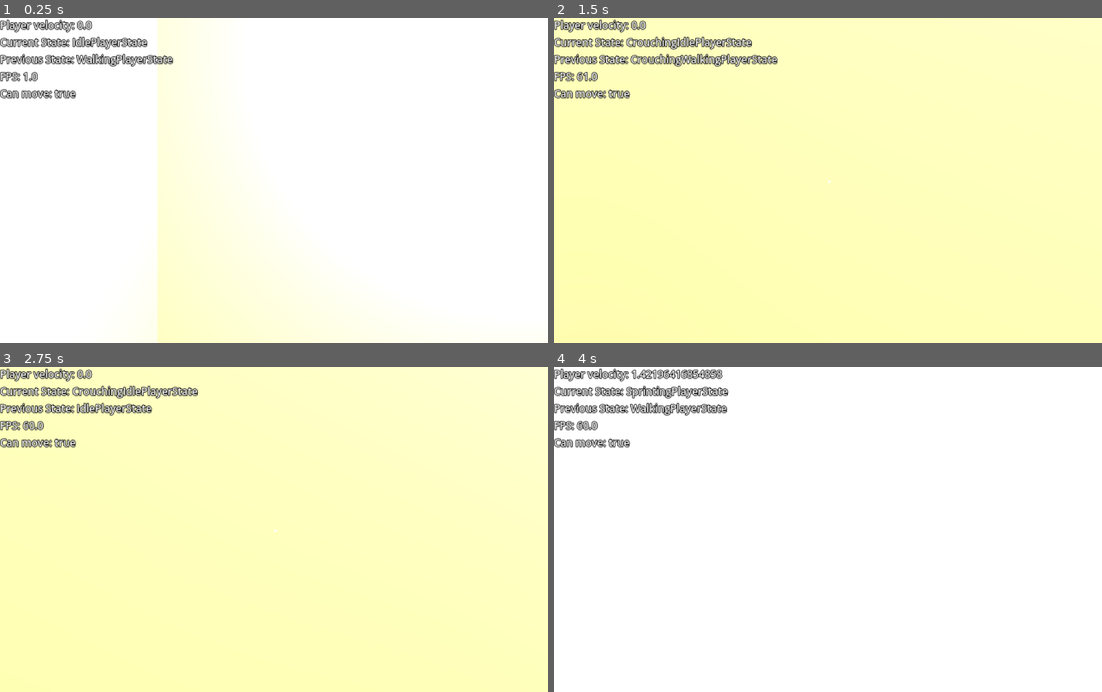
Above: before the commit, frames 1-4 (two rows, left to right).
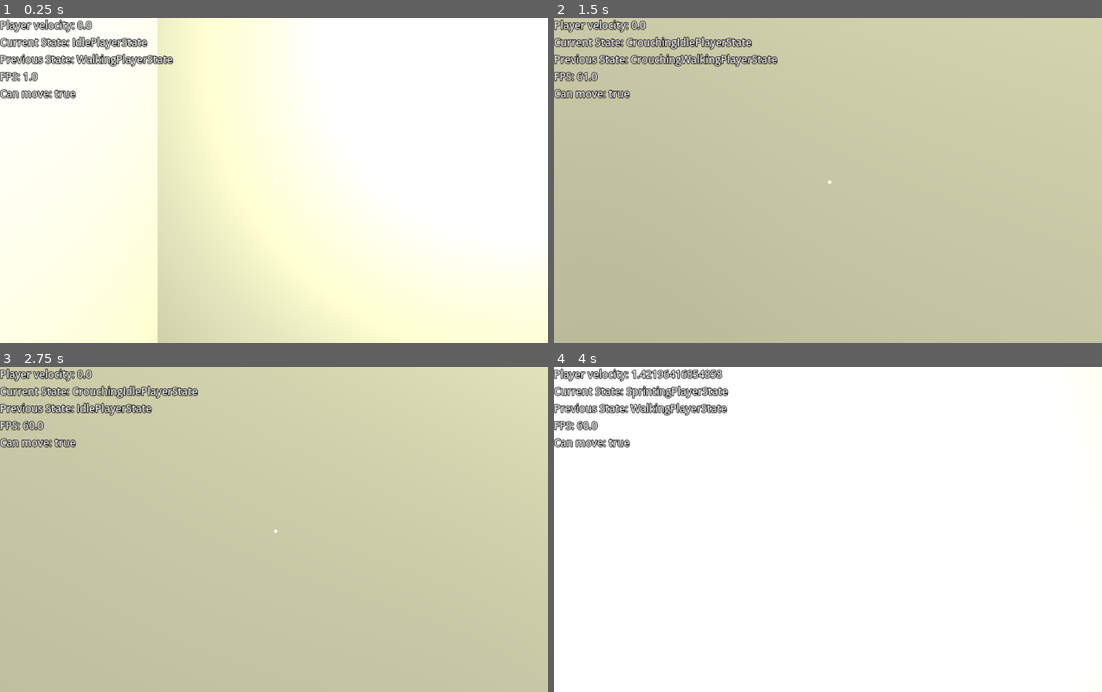
Above: after the commit, the same moments.

Repository: josecarlosn/lowpoly
Game: Godot game, scene res://Scenes/home_sweet_home/home_sweet_home.tscn
Same seed, same stepped clock (60 frames per second), same inputs: the game is played once before the commit and once after it.
Inputs (mouse positions are in pixels of both pictures, inside the frame that each line leads up to):
- Up to frame 1 (0.25 s): no input
- Up to frame 2 (1.5 s): tap Enter (ui_accept) at 0.5 s; move the mouse to (855, 180) at 0.52 s; hold Shift (sprint) 0.53-1.28 s; hold W (ui_up) from 0.53 s (still down); tap Ctrl (crouch) at 0.6 s; click (855, 180) at 0.67 s; tap Space (jump) at 0.77 s; move the mouse to (800, 180) at 1.27 s; tap Shift (sprint) at 1.35 s
- Up to frame 3 (2.75 s): keep holding W (ui_up); tap Space (jump) at 1.52 s; tap Ctrl (crouch) at 1.55, 2.1 s; move the mouse to (284, 523) at 2.02 s; hold Shift (sprint) from 2.03 s (still down)
- Up to frame 4 (4 s): keep holding W (ui_up); tap Enter (ui_accept) at 2.75 s; move the mouse to (822, 536) at 2.77 s; release Shift (sprint) at 2.78 s; click (822, 536) at 2.85 s; tap Space (jump) at 3.02, 3.77 s; tap Ctrl (crouch) at 3.05 s; move the mouse to (866, 532) at 3.52 s; hold Shift (sprint) from 3.53 s (still down); right-click (866, 532) at 3.6 s

The runs differ from the first frame. In frame 1, 41% of the frame differs, in the area x 0-100%, y 0-100%; in frame 2, 98%; in frame 3, 98%; in frame 4, less than 0.1%.

Commit message:
feat: locked door sound, and label on the crosshair

Diff:
--- a/Entities/Player/Inventory/inventory_controller.tscn
+++ b/Entities/Player/Inventory/inventory_controller.tscn
@@ -1,6 +1,6 @@
 [gd_scene format=3 uid="uid://cle53yp5cybvb"]
 
-[ext_resource type="Script" uid="uid://bh7xgf4tyq3s" path="res://entities/player/inventory/inventory_controller.gd" id="1_juqp6"]
+[ext_resource type="Script" uid="uid://bh7xgf4tyq3s" path="res://Entities/Player/Inventory/inventory_controller.gd" id="1_juqp6"]
 
 [sub_resource type="StyleBoxFlat" id="StyleBoxFlat_eqwek"]
 bg_color = Color(0.03137255, 0.03137255, 0.03137255, 0.98039216)
@@ -17,6 +17,7 @@
 script = ExtResource("1_juqp6")
 
 [node name="InventoryCanvasLayer" type="CanvasLayer" parent="." unique_id=1505330638]
+visible = false
 
 [node name="PlayerInventoryUI" type="Control" parent="InventoryCanvasLayer" unique_id=2140140693]
 layout_mode = 3
--- /dev/null
+++ b/Entities/Player/interaction/InteractableScripts/door_interaction_component.gd
@@ -0,0 +1,47 @@
+extends Node
+class_name DoorInteraction
+
+@export var label: String
+@export var label_if_door_is_locked: String
+@export var sound_if_door_is_locked: AudioStreamPlayer3D
+@export var description: String
+@export var is_locked: bool = false
+@export var key_id: String
+
+@export var object_ref: Node3D
+
+var can_interact: bool = true
+var is_interacting: bool = false
+
+var player_hand: Marker3D
+# Called when the node enters the scene tree for the first time.
+func _ready() -> void:
+	var rigid_body: RigidBody3D = object_ref as RigidBody3D
+	if is_locked:
+		if rigid_body:
+			rigid_body.freeze = true
+func preInteract() -> void:
+	is_interacting = true
+	player_hand = Global.player.hand
+
+func Interact() -> void:
+	if not can_interact:
+		return
+	interact()
+
+func postInteract() -> void:
+	is_interacting = false
+
+func interact() -> void:
+	var object_current_position: Vector3 = object_ref.global_transform.origin
+	var player_hand_position: Vector3 = player_hand.global_transform.origin
+	var object_distance: Vector3 = player_hand_position - object_current_position
+
+	var rigid_body: RigidBody3D = object_ref as RigidBody3D
+	if is_locked:
+		if rigid_body:
+			rigid_body.freeze = true
+	else:
+		if rigid_body:
+			rigid_body.freeze = false
+			rigid_body.set_linear_velocity(object_distance * (5.0/rigid_body.mass))
--- a/Entities/Player/interaction/interaction_controller.gd
+++ b/Entities/Player/interaction/InteractionController/interaction_controller.gd
@@ -3,9 +3,11 @@
 @onready var interact_ray: RayCast3D = %interactRay
 @onready var camera_3d: PlayerCamera = $"../head/Camera3D"
 @onready var player = Global.player
+@onready var label: Label = %Label
 var current_object: Object
 var last_potential_object: Object
 var interact_component: Node
+
 
 func _process(delta: float) -> void:
 	if not player:
@@ -16,12 +18,28 @@
 			if interact_component:
 				var distancia = player.global_position.distance_to(current_object.global_position)
 				if distancia > 3.0:
+					label.text = interact_component.label
 					interact_component.postInteract()
 					current_object = null
+
 					return
+				if interact_component.is_locked:
+					label.text = interact_component.label_if_door_is_locked
+					interact_component.sound_if_door_is_locked.play()
+				else:
+					label.text = interact_component.label
 				interact_component.Interact()
+				#if not interact_component.description:
+					#label.text = interact_component.label
+#
+				#else:
+					#label.visible = true
+					#label.text = interact_component.editor_description
+
+
 		else:
 			if interact_component:
+				label.text = interact_component.label
 				interact_component.postInteract()
 				current_object = null
 	else:
@@ -29,9 +47,22 @@
 		if potential_object and potential_object is Node:
 			interact_component = potential_object.get_node_or_null("InteractionComponent")
 			if interact_component:
-				if interact_component.can_interact == false:
+				if not interact_component.can_interact:
 					return
+				_focus()
 				last_potential_object = current_object
 				if player.player_input.is_interacting:
 					current_object = potential_object
 					interact_component.preInteract()
+			else:
+				_unfocus()
+		else:
+			_unfocus()
+
+func locked_label_timer():
+	label.text = interact_component.label_if_door_is_locked
+	get_tree().create_timer(0.5)
+func _focus() -> void:
+	label.visible = true
+func _unfocus() -> void:
+	label.visible = false
--- /dev/null
+++ b/Entities/Player/interaction/InteractionController/interaction_controller.tscn
@@ -0,0 +1,6 @@
+[gd_scene format=3 uid="uid://cng4fsx4uqlcj"]
+
+[ext_resource type="Script" uid="uid://bmp14w8ie81xo" path="res://Entities/Player/Interaction/InteractionController/interaction_controller.gd" id="1_ye67y"]
+
+[node name="InteractionController" type="Node" unique_id=1813039684]
+script = ExtResource("1_ye67y")
--- a/Entities/Player/interaction/interaction_component.tscn
+++ b/Entities/Player/interaction/interaction_component.tscn
@@ -1,6 +1,6 @@
 [gd_scene format=3 uid="uid://v5bpdc5qesj"]
 
-[ext_resource type="Script" uid="uid://cdc2rmt0ntlon" path="res://interaction_component.gd" id="1_kk8ax"]
+[ext_resource type="Script" uid="uid://cdc2rmt0ntlon" path="res://Entities/Player/Interaction/InteractableScripts/door_interaction_component.gd" id="1_kk8ax"]
 
 [node name="InteractionComponent" type="Node" unique_id=881712920]
 script = ExtResource("1_kk8ax")
--- a/interaction_component.gd
+++ b/Entities/Player/interaction/interaction_component_backup.gd
@@ -1,4 +1,5 @@
 extends Node
+
 
 enum InteractionType {
 	DEFAULT,
--- a/Entities/Player/interaction/interaction_controller.tscn
+++ /dev/null
@@ -1,6 +0,0 @@
-[gd_scene format=3 uid="uid://cng4fsx4uqlcj"]
-
-[ext_resource type="Script" uid="uid://bmp14w8ie81xo" path="res://entities/player/interaction/interaction_controller.gd" id="1_ye67y"]
-
-[node name="InteractionController" type="Node" unique_id=1813039684]
-script = ExtResource("1_ye67y")
--- a/Entities/Player/player.tscn
+++ b/Entities/Player/player.tscn
@@ -1,22 +1,25 @@
 [gd_scene format=3 uid="uid://b3efs8ifbmvv2"]
 
-[ext_resource type="Script" uid="uid://be7642hn6rurx" path="res://entities/player/character_body_3d.gd" id="1_dqkch"]
-[ext_resource type="Script" uid="uid://dxgfkydmmb2l7" path="res://entities/player/player_camera_3d.gd" id="2_r8fok"]
+[ext_resource type="Script" uid="uid://be7642hn6rurx" path="res://Entities/Player/character_body_3d.gd" id="1_dqkch"]
+[ext_resource type="Script" uid="uid://dxgfkydmmb2l7" path="res://Entities/Player/player_camera_3d.gd" id="2_r8fok"]
 [ext_resource type="Script" uid="uid://bk4wlhgivchd5" path="res://UI/CrossHair/crosshair.gd" id="4_fjrip"]
-[ext_resource type="Script" uid="uid://0qlbvyrbht73" path="res://entities/player/playerStateMachine/state_machine.gd" id="5_5c2io"]
-[ext_resource type="Script" uid="uid://cofub5lvu3148" path="res://entities/player/playerStateMachine/PlayerStates/idle_player_state.gd" id="6_4wf4l"]
-[ext_resource type="Script" uid="uid://xj1wabl4vgw2" path="res://entities/player/playerStateMachine/PlayerStates/walking_player_state.gd" id="7_01a4e"]
-[ext_resource type="Script" uid="uid://dmuk6on08wedr" path="res://entities/player/playerStateMachine/PlayerStates/sprinting_player_state.gd" id="7_7a1se"]
-[ext_resource type="Script" uid="uid://34bv41ixyv8x" path="res://entities/player/playerStateMachine/PlayerStates/crouching_idle_player_state.gd" id="9_lub02"]
-[ext_resource type="Script" uid="uid://bh8v14mnuugw6" path="res://entities/player/playerStateMachine/PlayerStates/crouching_walking_player_state.gd" id="10_x1y6q"]
-[ext_resource type="PackedScene" uid="uid://bkc1ju50eqte1" path="res://scenes/snow_particles.tscn" id="13_owvpp"]
-[ext_resource type="Script" uid="uid://douit1scy43ov" path="res://entities/player/player_input.gd" id="14_xr8lj"]
-[ext_resource type="Script" uid="uid://cmgcv8c2gwa00" path="res://entities/player/player_move.gd" id="15_r8fok"]
-[ext_resource type="AudioStream" uid="uid://ca55bkiouihsq" path="res://sounds/FootSteps/Wood/WoodFootSteps_002.wav" id="16_0poeq"]
-[ext_resource type="PackedScene" uid="uid://cng4fsx4uqlcj" path="res://entities/player/interaction/interaction_controller.tscn" id="17_3wlsy"]
-[ext_resource type="AudioStream" uid="uid://doqndtlmxwpxu" path="res://sounds/FootSteps/Wood/WoodFootSteps_003.wav" id="17_ppdlg"]
-[ext_resource type="AudioStream" uid="uid://dwvais5s4nuu" path="res://sounds/FootSteps/Wood/WoodFootSteps_004.wav" id="18_v7p16"]
-[ext_resource type="PackedScene" uid="uid://cle53yp5cybvb" path="res://entities/player/inventory/inventory_controller.tscn" id="19_0poeq"]
+[ext_resource type="Script" uid="uid://0qlbvyrbht73" path="res://Entities/Player/PlayerStateMachine/state_machine.gd" id="5_5c2io"]
+[ext_resource type="Script" uid="uid://cofub5lvu3148" path="res://Entities/Player/PlayerStateMachine/PlayerStates/idle_player_state.gd" id="6_4wf4l"]
+[ext_resource type="Script" uid="uid://xj1wabl4vgw2" path="res://Entities/Player/PlayerStateMachine/PlayerStates/walking_player_state.gd" id="7_01a4e"]
+[ext_resource type="Script" uid="uid://dmuk6on08wedr" path="res://Entities/Player/PlayerStateMachine/PlayerStates/sprinting_player_state.gd" id="7_7a1se"]
+[ext_resource type="Script" uid="uid://34bv41ixyv8x" path="res://Entities/Player/PlayerStateMachine/PlayerStates/crouching_idle_player_state.gd" id="9_lub02"]
+[ext_resource type="Script" uid="uid://bh8v14mnuugw6" path="res://Entities/Player/PlayerStateMachine/PlayerStates/crouching_walking_player_state.gd" id="10_x1y6q"]
+[ext_resource type="PackedScene" uid="uid://bkc1ju50eqte1" path="res://Scenes/snow_particles.tscn" id="13_owvpp"]
+[ext_resource type="Script" uid="uid://douit1scy43ov" path="res://Entities/Player/player_input.gd" id="14_xr8lj"]
+[ext_resource type="Script" uid="uid://cmgcv8c2gwa00" path="res://Entities/Player/player_move.gd" id="15_r8fok"]
+[ext_resource type="AudioStream" uid="uid://ca55bkiouihsq" path="res://Sounds/FootSteps/Wood/WoodFootSteps_002.wav" id="16_0poeq"]
+[ext_resource type="PackedScene" uid="uid://cng4fsx4uqlcj" path="res://Entities/Player/Interaction/InteractionController/interaction_controller.tscn" id="17_3wlsy"]
+[ext_resource type="AudioStream" uid="uid://doqndtlmxwpxu" path="res://Sounds/FootSteps/Wood/WoodFootSteps_003.wav" id="17_ppdlg"]
+[ext_resource type="AudioStream" uid="uid://dwvais5s4nuu" path="res://Sounds/FootSteps/Wood/WoodFootSteps_004.wav" id="18_v7p16"]
+[ext_resource type="PackedScene" uid="uid://cle53yp5cybvb" path="res://Entities/Player/Inventory/inventory_controller.tscn" id="19_0poeq"]
+
+[sub_resource type="LabelSettings" id="LabelSettings_vskfa"]
+font_size = 24
 
 [sub_resource type="CapsuleMesh" id="CapsuleMesh_iplt1"]
 radius = 0.3
@@ -220,15 +223,35 @@
 grow_horizontal = 2
 grow_vertical = 2
 script = ExtResource("4_fjrip")
+radius = 4
 metadata/_edit_use_anchors_ = true
 
+[node name="Label" type="Label" parent="head/Camera3D/interactRay/Crosshair" unique_id=846702407]
+unique_name_in_owner = true
+layout_mode = 1
+anchors_preset = 8
+anchor_left = 0.5
+anchor_top = 0.5
+anchor_right = 0.5
+anchor_bottom = 0.5
+offset_left = -416.0
+offset_top = -67.0
+offset_right = 416.0
+offset_bottom = 4.0
+grow_horizontal = 2
+grow_vertical = 2
+text = "Porta da casa de Tia Suze"
+label_settings = SubResource("LabelSettings_vskfa")
+horizontal_alignment = 1
+
 [node name="playerHand" type="Marker3D" parent="head/Camera3D/interactRay" unique_id=1661565795]
 unique_name_in_owner = true
 transform = Transform3D(1, 0, 0, 0, 1, 0, 0, 0, 1, -2.2483012e-07, 0, 1.4889826)
 
 [node name="SpotLight3D" type="SpotLight3D" parent="head/Camera3D" unique_id=468286749]
+light_color = Color(0.7529412, 1, 1, 1)
+light_energy = 2.928
 shadow_enabled = true
-shadow_normal_bias = 10.0
 
 [node name="AudioListener3D" type="AudioListener3D" parent="head/Camera3D" unique_id=247782548]
 
@@ -239,7 +262,6 @@
 
 [node name="SnowParticles" parent="head" unique_id=487372938 instance=ExtResource("13_owvpp")]
 transform = Transform3D(1, 0, 0, 0, 1, 0, 0, 0, 1, 7.1513386, 0, 0)
-visible = false
 
 [node name="CollisionShape3D" type="CollisionShape3D" parent="." unique_id=1387597552]
 transform = Transform3D(0.612684, 0, 0, 0, 0.9165557, 0, 0, 0, 0.6431235, 0, 0.94802094, 0)
@@ -289,6 +311,7 @@
 
 [node name="PlayerMovement" type="Node" parent="." unique_id=1913735012]
 script = ExtResource("15_r8fok")
+move_delay = 0.1
 
 [node name="PlayerSounds" type="Node3D" parent="." unique_id=843719486]
 
--- a/Scenes/home_sweet_home/home.tscn
+++ b/Scenes/home_sweet_home/home.tscn
@@ -2,7 +2,8 @@
 
 [ext_resource type="Texture2D" uid="uid://db7p27ammoasd" path="res://teste_door_professional_01.png" id="1_tcxqi"]
 [ext_resource type="Texture2D" uid="uid://caitg2o5hagu6" path="res://teste_wood_fancy_04.jpg" id="2_b3xde"]
-[ext_resource type="PackedScene" uid="uid://v5bpdc5qesj" path="res://entities/player/interaction/interaction_component.tscn" id="3_5a8rm"]
+[ext_resource type="PackedScene" uid="uid://v5bpdc5qesj" path="res://Entities/Player/Interaction/interaction_component.tscn" id="3_5a8rm"]
+[ext_resource type="AudioStream" uid="uid://dlke15f2x0r5r" path="res://Sounds/DoorSounds/variations/door_sound.mp3" id="3_g6wm4"]
 
 [sub_resource type="StandardMaterial3D" id="StandardMaterial3D_kv8q1"]
 
@@ -321,7 +322,13 @@
 shadow_mesh = SubResource("ArrayMesh_7or4u")
 
 [sub_resource type="BoxShape3D" id="BoxShape3D_5a8rm"]
-size = Vector3(0.9143999, 2.032, 0.0508)
+size = Vector3(0.7791748, 1.5194092, 0.32366943)
+
+[sub_resource type="AudioStreamRandomizer" id="AudioStreamRandomizer_0d0ft"]
+random_pitch = 1.122462
+random_volume_offset_db = 3.0
+streams_count = 1
+stream_0/stream = ExtResource("3_g6wm4")
 
 [sub_resource type="StandardMaterial3D" id="StandardMaterial3D_jhwl1"]
 resource_name = "Door_Frame"
@@ -377,7 +384,7 @@
 mesh = SubResource("ArrayMesh_o78k0")
 skeleton = NodePath("")
 
-[node name="StaticBody3D" type="StaticBody3D" parent="Floor" unique_id=1342419604]
+[node name="StaticBody3D" type="StaticBody3D" parent="Floor" unique_id=1342419604 groups=["wood_floor"]]
 
 [node name="CollisionShape3D" type="CollisionShape3D" parent="Floor/StaticBody3D" unique_id=1954669836]
 shape = SubResource("ConvexPolygonShape3D_5jyg3")
@@ -433,7 +440,7 @@
 shape = SubResource("ConvexPolygonShape3D_ahed3")
 
 [node name="IndoorWall" type="MeshInstance3D" parent="." unique_id=705400136]
-transform = Transform3D(0.07, 0, 0, 0, 0.39999998, 0, 0, 0, 1.2312044, -0.23796606, 1.3930242, 3.0787773)
+transform = Transform3D(0.07, 0, 0, 0, 0.39999998, 0, 0, 0, 1.2312044, -0.23796606, 1.428436, 3.0787773)
 mesh = SubResource("ArrayMesh_j6ykt")
 skeleton = NodePath("")
 
@@ -447,18 +454,23 @@
 rotation_edit_mode = 2
 collision_layer = 2048
 collision_mask = 512
-mass = 5.0
-
-[node name="InteractionComponent" parent="StaticBody3D" unique_id=881712920 node_paths=PackedStringArray("object_ref") instance=ExtResource("3_5a8rm")]
+mass = 2.0
+
+[node name="InteractionComponent" parent="StaticBody3D" unique_id=881712920 node_paths=PackedStringArray("sound_if_door_is_locked", "object_ref") instance=ExtResource("3_5a8rm")]
+label = "Porta da casa de Tia Suze"
+label_if_door_is_locked = "Só Hannah tem a chave paizao, fazer oq?"
+sound_if_door_is_locked = NodePath("../AudioStreamPlayer3D")
+description = "Yes we have description!"
+is_locked = true
 object_ref = NodePath("..")
 
 [node name="Door" type="MeshInstance3D" parent="StaticBody3D" unique_id=110563101]
-transform = Transform3D(1.0000007, 0, 5.5879354e-09, 0, 1, 0, -5.5879354e-09, 0, 1.0000007, -0.2565987, 0.03747976, 0.19362715)
+transform = Transform3D(0.90000063, 0, 5.5879354e-09, 0, 0.92336863, 0, -5.0291433e-09, 0, 1.0000007, -0.2565987, 0.015917778, 0.14831293)
 mesh = SubResource("ArrayMesh_0tye3")
 skeleton = NodePath("")
 
 [node name="CollisionShape3D" type="CollisionShape3D" parent="StaticBody3D" unique_id=90113264]
-transform = Transform3D(1.0000007, 0, 5.5879354e-09, 0, 1, 0, -5.5879354e-09, 0, 1.0000007, 0.18741289, -0.17386949, 0.10549143)
+transform = Transform3D(1.0000007, 0, 5.5879354e-09, 0, 1, 0, -5.5879354e-09, 0, 1.0000007, 0.13998866, 0.0858351, 0.2413863)
 shape = SubResource("BoxShape3D_5a8rm")
 
 [node name="HingeJoint3D" type="HingeJoint3D" parent="StaticBody3D" unique_id=1289221229]
@@ -466,8 +478,14 @@
 node_a = NodePath("..")
 angular_limit/enable = true
 
+[node name="AudioStreamPlayer3D" type="AudioStreamPlayer3D" parent="StaticBody3D" unique_id=776602255]
+stream = SubResource("AudioStreamRandomizer_0d0ft")
+volume_db = 17.778
+panning_strength = 2.0
+bus = &"Steps"
+
 [node name="Door_Frame" type="MeshInstance3D" parent="." unique_id=1430461674]
-transform = Transform3D(5.295479e-05, 0, -0.9999954, 0, 1, 0, 0.9204026, 0, 5.753411e-05, -0.23699512, 1.2746826, 3.4282784)
+transform = Transform3D(5.295479e-05, 0, -0.9999954, 0, 0.9, 0, 0.9204026, 0, 5.753411e-05, -0.23699512, 1.2746826, 3.4282784)
 mesh = SubResource("ArrayMesh_k8dm6")
 skeleton = NodePath("")
 
--- a/Scenes/home_sweet_home/home_sweet_home.tscn
+++ b/Scenes/home_sweet_home/home_sweet_home.tscn
@@ -1,10 +1,10 @@
 [gd_scene format=3 uid="uid://cv6y40cdyecmh"]
 
-[ext_resource type="PackedScene" uid="uid://b3efs8ifbmvv2" path="res://entities/player/player.tscn" id="1_wb02u"]
+[ext_resource type="PackedScene" uid="uid://b3efs8ifbmvv2" path="res://Entities/Player/player.tscn" id="1_wb02u"]
 [ext_resource type="Shader" uid="uid://dn2wf012kfp64" path="res://object_ps1_shader.gdshader" id="2_6lvfm"]
-[ext_resource type="AudioStream" uid="uid://cswd4pwucdbgv" path="res://scenes/home_sweet_home/geladeira vela.mp3" id="2_udhub"]
-[ext_resource type="Texture2D" uid="uid://f3v7281wbb8q" path="res://terrains/Textures/wood/wood.png" id="3_dfwkk"]
-[ext_resource type="PackedScene" uid="uid://ccec72m7f0yss" path="res://scenes/home_sweet_home/home.tscn" id="4_dfwkk"]
+[ext_resource type="AudioStream" uid="uid://cswd4pwucdbgv" path="res://Scenes/home_sweet_home/geladeira vela.mp3" id="2_udhub"]
+[ext_resource type="Texture2D" uid="uid://f3v7281wbb8q" path="res://Terrains/Textures/wood/wood.png" id="3_dfwkk"]
+[ext_resource type="PackedScene" uid="uid://ccec72m7f0yss" path="res://Scenes/home_sweet_home/home.tscn" id="4_dfwkk"]
 
 [sub_resource type="ShaderMaterial" id="ShaderMaterial_dfwkk"]
 render_priority = 0
@@ -77,12 +77,13 @@
 size = Vector3(0.53222656, 1.855896, 0.8590088)
 
 [node name="AudioStreamPlayer3D" type="AudioStreamPlayer3D" parent="CSGBox3D/CSGBox3D4" unique_id=152504571]
+transform = Transform3D(1, 0, 0, 0, 1, 0, 0, 0, 1, -0.35083413, 0, 0.29820633)
 stream = ExtResource("2_udhub")
-volume_db = -50.0
-pitch_scale = 0.92
+volume_db = -23.212
+pitch_scale = 2.17
 autoplay = true
 max_distance = 2.0
-playback_type = 1
+panning_strength = 2.0
 
 [node name="CSGBox3D5" type="CSGBox3D" parent="CSGBox3D" unique_id=2068389708]
 transform = Transform3D(1, 0, 0, 0, 1, 0, 0, 0, 1, -4.943899, 0.032308698, -0.70317596)
@@ -198,21 +199,19 @@
 material = SubResource("ShaderMaterial_dfwkk")
 
 [node name="OmniLight3D" type="OmniLight3D" parent="." unique_id=401452856]
-transform = Transform3D(0.99699354, 0.042354178, -0.064884484, -0.07551816, 0.7185984, -0.69131273, 0.01734591, 0.69413435, 0.7196365, -15.0583725, 0.9175277, 0.7902956)
-visible = false
-light_color = Color(0.99704367, 1, 0.79365075, 1)
-light_specular = 16.0
+transform = Transform3D(0.99699354, 0.042354178, -0.064884484, -0.07551816, 0.7185984, -0.69131273, 0.01734591, 0.69413435, 0.7196365, -3.0583725, 1.9175277, -0.2097044)
+light_color = Color(1, 1, 0.49411765, 1)
+light_energy = 0.067
 shadow_enabled = true
-omni_range = 30.0
 
 [node name="WorldEnvironment" type="WorldEnvironment" parent="." unique_id=1883828825]
 environment = SubResource("Environment_dfwkk")
 
 [node name="OmniLight3D2" type="OmniLight3D" parent="." unique_id=1711072597]
 transform = Transform3D(1, 0, 0, 0, 1, 0, 0, 0, 1, -13, 2, 3)
-light_color = Color(1, 0.78879535, 0.51400995, 1)
-light_energy = 3.74
+light_color = Color(1, 1, 0.8, 1)
 shadow_enabled = true
+shadow_normal_bias = 10.0
 
 [node name="teste" parent="." unique_id=22058486 instance=ExtResource("4_dfwkk")]
 transform = Transform3D(1, 0, 0, 0, 1, 0, 0, 0, 1, -13.607447, 9.536743e-07, 1.6618347)
--- a/Scenes/main.tscn
+++ b/Scenes/main.tscn
@@ -1,11 +1,11 @@
 [gd_scene format=3 uid="uid://cbloksat817ni"]
 
-[ext_resource type="PackedScene" uid="uid://b3efs8ifbmvv2" path="res://entities/player/player.tscn" id="2_jjvhh"]
+[ext_resource type="PackedScene" uid="uid://b3efs8ifbmvv2" path="res://Entities/Player/player.tscn" id="2_jjvhh"]
 [ext_resource type="Script" uid="uid://bu4bb2p5vq33h" path="res://addons/zylann.hterrain/hterrain.gd" id="2_kry3j"]
-[ext_resource type="Resource" uid="uid://otyhc44apjaf" path="res://terrains/data.hterrain" id="3_21xkr"]
+[ext_resource type="Resource" uid="uid://otyhc44apjaf" path="res://Terrains/data.hterrain" id="3_21xkr"]
 [ext_resource type="Script" uid="uid://bgee330qjjofq" path="res://addons/zylann.hterrain/hterrain_texture_set.gd" id="4_6bp64"]
 [ext_resource type="Shader" uid="uid://dfmcxa5y7n1fa" path="res://addons/zylann.hterrain/shaders/psx_terrain.gdshader" id="4_21xkr"]
-[ext_resource type="Texture2D" uid="uid://dfg3dby5fjufm" path="res://terrains/Textures/Snow/snow_ground.png" id="5_kry3j"]
+[ext_resource type="Texture2D" uid="uid://dfg3dby5fjufm" path="res://Terrains/Textures/Snow/snow_ground.png" id="5_kry3j"]
 [ext_resource type="PackedScene" uid="uid://c4fxfhqeloi5h" path="res://tree_winter.tscn" id="7_6bp64"]
 
 [sub_resource type="ProceduralSkyMaterial" id="ProceduralSkyMaterial_kry3j"]
@@ -16,12 +16,12 @@
 [sub_resource type="Environment" id="Environment_6bp64"]
 background_mode = 1
 background_color = Color(0.5106049, 0.5072609, 0.6620647, 1)
-background_energy_multiplier = 1.99
+background_energy_multiplier = 0.31
 sky = SubResource("Sky_21xkr")
 fog_enabled = true
 fog_light_color = Color(0.9059084, 0.9365958, 0.98957616, 1)
 fog_light_energy = 0.02
-fog_density = 0.0209
+fog_density = 0.07
 adjustment_enabled = true
 adjustment_brightness = 0.8
 
@@ -37,7 +37,7 @@
 transform = Transform3D(0.99960667, 0, 0.028043764, 0, 1, 0, -0.028043764, 0, 0.99960667, 0, 0, 0)
 
 [node name="Player" parent="." unique_id=1529643800 instance=ExtResource("2_jjvhh")]
-transform = Transform3D(1.0000043, 0, -3.7252903e-09, 0, 1, 0, 3.7252903e-09, 0, 1.0000043, 15.288784, 13.514172, 125.10791)
+transform = Transform3D(1.0000044, 0, -3.7252903e-09, 0, 1, 0, 3.7252903e-09, 0, 1.0000044, 15.288785, 13.514172, 125.10792)
 
 [node name="DirectionalLight3D" type="DirectionalLight3D" parent="." unique_id=2052038417]
 transform = Transform3D(0.81222814, -0.44975337, -0.3714939, -0.31532618, -0.8742869, 0.36904162, -0.49076995, -0.18260418, -0.85193944, 0.46360493, 0, -3.0766048)
--- a/Scenes/test.tscn
+++ b/Scenes/test.tscn
@@ -1,7 +1,7 @@
 [gd_scene format=3 uid="uid://b2ve5djpn5e0g"]
 
-[ext_resource type="PackedScene" uid="uid://b3efs8ifbmvv2" path="res://entities/player/player.tscn" id="1_lc1oi"]
-[ext_resource type="PackedScene" uid="uid://v5bpdc5qesj" path="res://entities/player/interaction/interaction_component.tscn" id="2_bl13t"]
+[ext_resource type="PackedScene" uid="uid://b3efs8ifbmvv2" path="res://Entities/Player/player.tscn" id="1_lc1oi"]
+[ext_resource type="PackedScene" uid="uid://v5bpdc5qesj" path="res://Entities/Player/Interaction/interaction_component.tscn" id="2_bl13t"]
 
 [sub_resource type="Environment" id="Environment_lc1oi"]
 background_energy_multiplier = 1.86
--- a/default_bus_layout.tres
+++ b/default_bus_layout.tres
@@ -23,7 +23,7 @@
 bus/1/solo = false
 bus/1/mute = false
 bus/1/bypass_fx = false
-bus/1/volume_db = -16.153679
+bus/1/volume_db = 6.0199986
 bus/1/send = &"Master"
 bus/1/effect/0/effect = SubResource("AudioEffectReverb_j3pel")
 bus/1/effect/0/enabled = true
Not shown, changed: Assets/Fonts/ELEGANT TYPEWRITER Bold.ttf.import
Not shown, changed: Assets/Fonts/ELEGANT TYPEWRITER Italic.ttf.import
Not shown, changed: Assets/Fonts/ELEGANT TYPEWRITER Light.ttf.import
Not shown, changed: Assets/Fonts/ELEGANT TYPEWRITER Regular.ttf.import
Not shown, changed: Assets/Models/Trees/tree_winter/texture_tree.png.import
Not shown, changed: Assets/Models/Trees/tree_winter/tree_winter.fbx.import
Not shown, changed: Assets/Models/Trees/tree_winter/tree_winter.obj.import
Not shown, changed: Assets/Models/Trees/tree_winter/trees-2106123_1920.jpg.import
Not shown, changed: Entities/House/92041b4dc96165e6df2cf97b84f8607f.jpg.import
Not shown, changed: Entities/House/SimpleHumanModel.blend.import
Not shown, changed: Entities/House/house 2.blend.import
Not shown, changed: Entities/House/house 3.blend.import
(and 37 more such lines)
